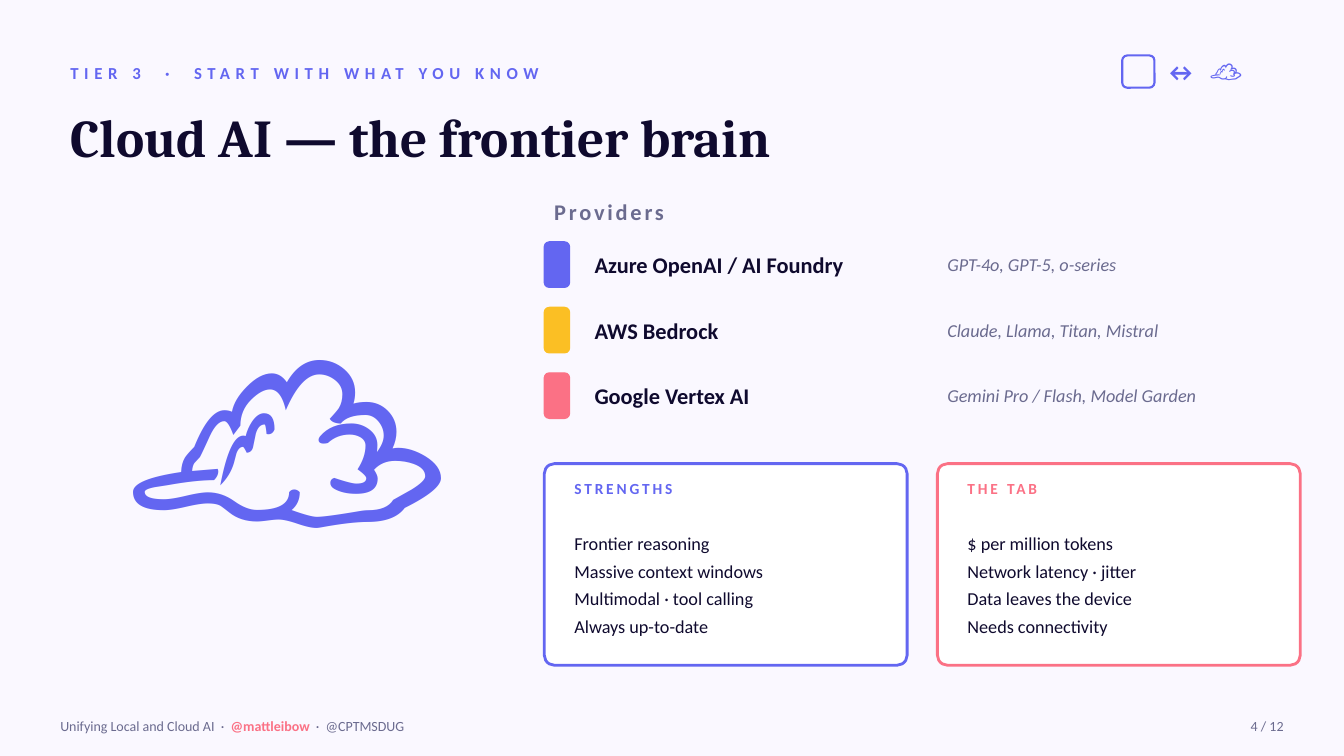
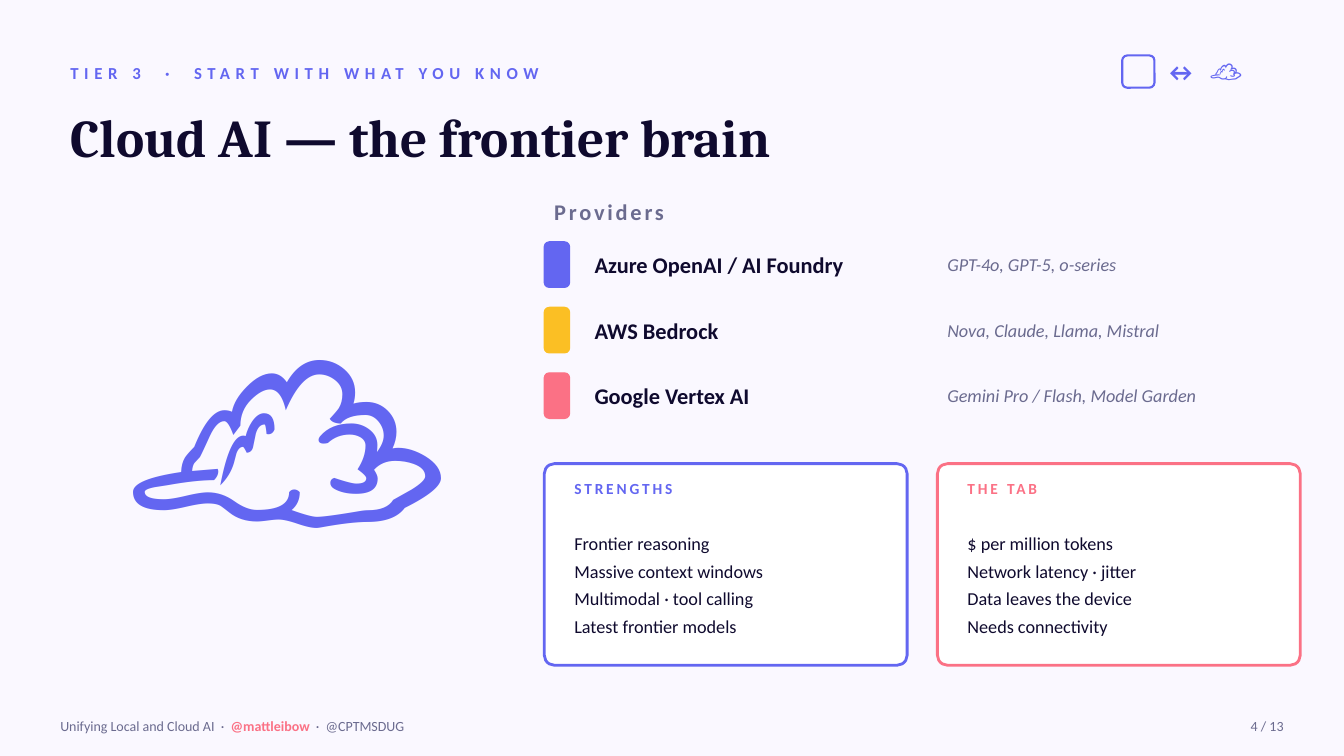
Before and after one commit to mattleibow/cptmsdug-local-cloud-agent-framework, a slide deck: slide 4 of slides/Unifying-Local-Cloud-AI.pptx. Drawn at 1344x756 pixels with LibreOffice and Linux fonts; fonts in the diff are those of the drawing. Boxes give left, top, right and bottom in pixels: in the first picture for what was removed or moved away, otherwise in the second. Text is boxed around its words. In the diff, an @@ line names an element or a change of style, - is before the commit and + after.

```diff
--- a/slides/Unifying-Local-Cloud-AI.pptx
+++ b/slides/Unifying-Local-Cloud-AI.pptx
@@ text at (947,324,1159,339): text changed @@
-Claude, Llama, Titan, Mistral
+Nova, Claude, Llama, Mistral
@@ text at (574,620,737,633): text changed @@
-Always up-to-date
+Latest frontier models
```
Also in this commit, not shown: 9 other slides changed, 1 slide added, 1 other file.
